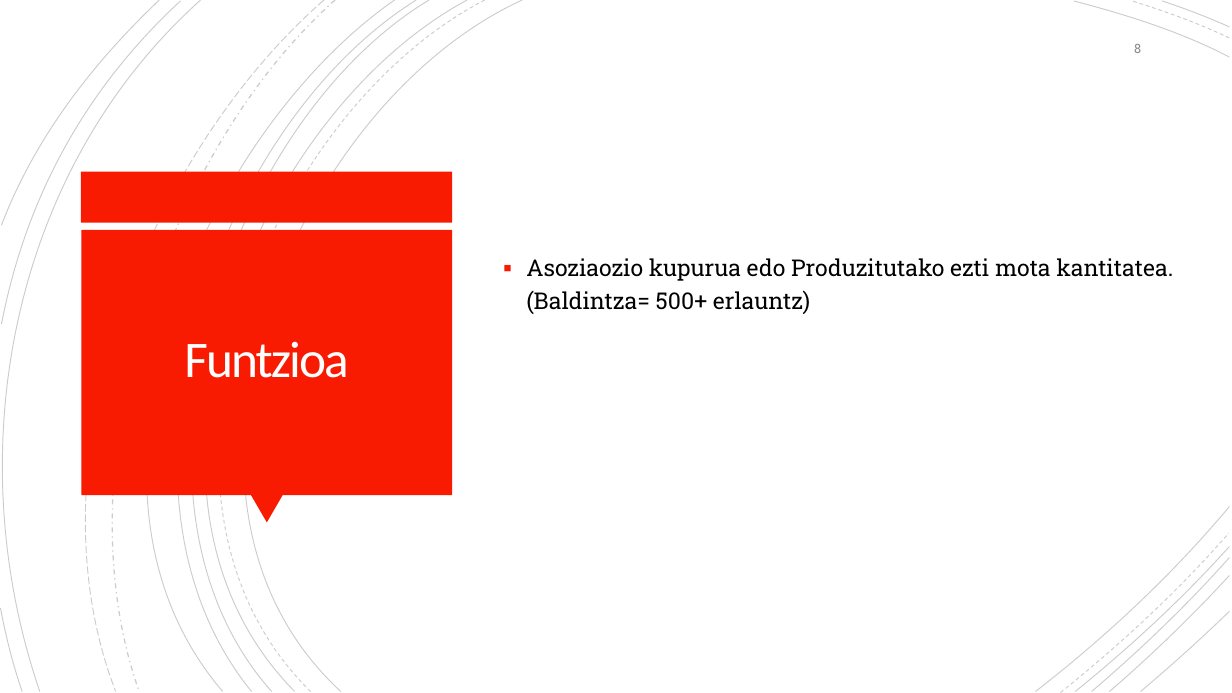
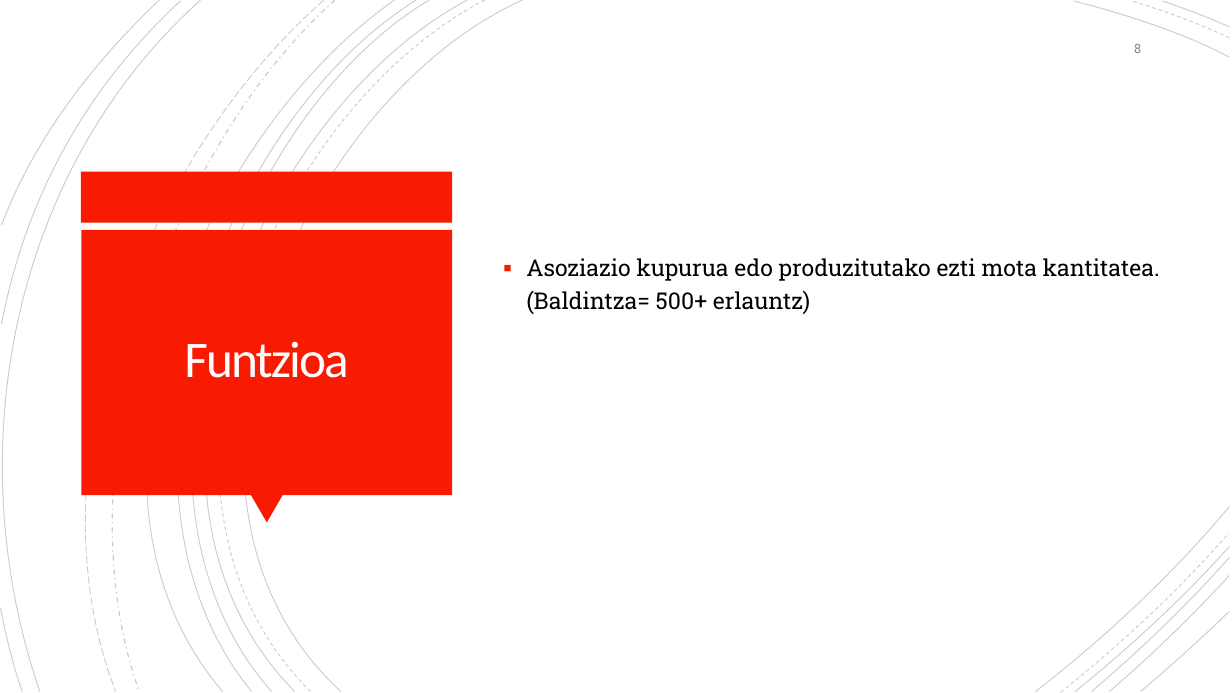
Before and after one commit to OceansForce/Erronka_5_Taldea, a slide deck: slide 8 of Aurkezpena/Aurkezpena_5.taldea_2.sprint.pptx. Drawn at 1232x693 pixels with LibreOffice and Linux fonts; fonts in the diff are those of the drawing; background and template pictures are left out. Boxes give left, top, right and bottom in pixels: in the first picture for what was removed or moved away, otherwise in the second. Text is boxed around its words. In the diff, an @@ line names an element or a change of style, - is before the commit and + after.

```diff
--- a/Aurkezpena/Aurkezpena_5.taldea_2.sprint.pptx
+++ b/Aurkezpena/Aurkezpena_5.taldea_2.sprint.pptx
@@ text at [526,258,1160,314]: text changed @@
-▪ Asoziaozio kupurua edo Produzitutako ezti mota kantitatea. (Baldintza= 500+ erlauntz)
+▪ Asoziazio kupurua edo produzitutako ezti mota kantitatea. (Baldintza= 500+ erlauntz)
```
Also in this commit, not shown: 1 other slide changed, 5 other files.
